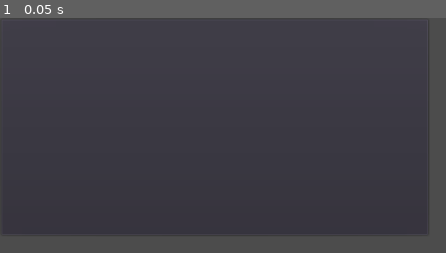
Above: before the commit, frame 1.
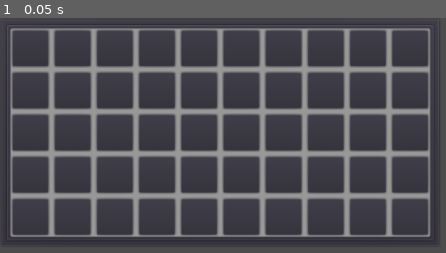
Above: after the commit, the same moment.

Repository: yvesns/Godot-MMORPG-Client
Game: Godot game, scene res://Scenes/UI/Inventory/Inventory.tscn
The game is run twice, just before and just after one commit, with the same random seed, the same clock (stepped at 60 frames per second) and the same inputs. This scene is started directly instead of the project's main scene.
Inputs:
- Up to frame 1 (0.05 s): no input

The runs differ from the first frame. In frame 1, 26% of the frame differs, in the area x 1-98%, y 2-97%.

Commit message:
Inventory

Diff:
--- /dev/null
+++ b/Classes/Item/TestItem.gd
@@ -0,0 +1,5 @@
+extends "res://Classes/Item/Item.gd"
+
+func _ready():
+	name = "Test item"
+	texture = Global.paths["TestItem.png"]
--- a/Global.gd
+++ b/Global.gd
@@ -21,7 +21,8 @@
 	paths["NullItem.gd"] = "res://Classes/Item/NullItem.gd"
 	paths["NullSkill.gd"] = "res://Classes/Skill/NullSkill.gd"
 
-	paths["CharacterPlaceholder"] = "res://Data/Images/Creatures/Player/PLAYER.png"
+	paths["CharacterPlaceholder.png"] = "res://Data/Images/Creatures/Player/PLAYER.png"
+	paths["TestItem.png"] = "res://Data/Images/Items/TestItem.png"
 
 func get_file_path(file_name):
 	if paths.has(file_name):
--- /dev/null
+++ b/InputHandler.gd
@@ -0,0 +1,4 @@
+extends Node
+
+func _ready():
+	pass
--- /dev/null
+++ b/Scenes/Items/ItemScene.gd
@@ -0,0 +1,8 @@
+extends TextureRect
+
+func _ready():
+	pass
+
+func init(item_texture, width, height):
+	rect_size = Vector2(width, height)
+	texture = item_texture
--- /dev/null
+++ b/Scenes/Items/ItemScene.tscn
@@ -0,0 +1,41 @@
+[gd_scene load_steps=3 format=2]
+
+[ext_resource path="res://Scenes/Items/ItemScene.gd" type="Script" id=1]
+
+[sub_resource type="RectangleShape2D" id=1]
+
+custom_solver_bias = 0.0
+extents = Vector2( 10, 10 )
+
+[node name="ItemScene" type="TextureRect"]
+
+anchor_left = 0.0
+anchor_top = 0.0
+anchor_right = 0.0
+anchor_bottom = 0.0
+margin_right = 40.0
+margin_bottom = 40.0
+rect_min_size = Vector2( 50, 50 )
+rect_pivot_offset = Vector2( 0, 0 )
+rect_clip_content = false
+mouse_filter = 1
+mouse_default_cursor_shape = 0
+size_flags_horizontal = 1
+size_flags_vertical = 1
+stretch_mode = 0
+script = ExtResource( 1 )
+_sections_unfolded = [ "Rect" ]
+
+[node name="Area2D" type="Area2D" parent="." index="0"]
+
+input_pickable = true
+gravity_vec = Vector2( 0, 1 )
+gravity = 98.0
+linear_damp = 0.1
+angular_damp = 1.0
+audio_bus_override = false
+audio_bus_name = "Master"
+
+[node name="CollisionShape2D" type="CollisionShape2D" parent="Area2D" index="0"]
+
+shape = SubResource( 1 )
--- a/Scenes/UI/Inventory/Inventory.tscn
+++ b/Scenes/UI/Inventory/Inventory.tscn
@@ -1,6 +1,35 @@
-[gd_scene load_steps=2 format=2]
+[gd_scene load_steps=3 format=2]
 
 [ext_resource path="res://Scenes/UI/Inventory/Inventory.gd" type="Script" id=1]
+
+[sub_resource type="StyleBoxFlat" id=1]
+
+content_margin_left = -1.0
+content_margin_right = -1.0
+content_margin_top = -1.0
+content_margin_bottom = -1.0
+bg_color = Color( 0.6, 0.6, 0.6, 1 )
+draw_center = true
+border_width_left = 0
+border_width_top = 0
+border_width_right = 0
+border_width_bottom = 0
+border_color = Color( 0.8, 0.8, 0.8, 1 )
+border_blend = false
+corner_radius_top_left = 2
+corner_radius_top_right = 2
+corner_radius_bottom_right = 2
+corner_radius_bottom_left = 2
+corner_detail = 8
+expand_margin_left = 0.0
+expand_margin_right = 0.0
+expand_margin_top = 0.0
+expand_margin_bottom = 0.0
+shadow_color = Color( 0, 0, 0, 0.6 )
+shadow_size = 0
+anti_aliasing = true
+anti_aliasing_size = 1
+_sections_unfolded = [ "Border Width", "Corner Radius" ]
 
 [node name="Inventory" type="PanelContainer" index="0"]
 
@@ -18,7 +47,24 @@
 size_flags_vertical = 1
 script = ExtResource( 1 )
 
-[node name="GridContainer" type="GridContainer" parent="." index="0"]
+[node name="PanelContainer2" type="PanelContainer" parent="." index="0"]
+
+anchor_left = 0.0
+anchor_top = 0.0
+anchor_right = 0.0
+anchor_bottom = 0.0
+margin_left = 7.0
+margin_top = 7.0
+margin_right = 21.0
+margin_bottom = 21.0
+rect_pivot_offset = Vector2( 0, 0 )
+rect_clip_content = false
+mouse_filter = 0
+mouse_default_cursor_shape = 0
+size_flags_horizontal = 1
+size_flags_vertical = 1
+
+[node name="PanelContainer" type="PanelContainer" parent="PanelContainer2" index="0"]
 
 anchor_left = 0.0
 anchor_top = 0.0
@@ -30,6 +76,21 @@
 margin_bottom = 7.0
 rect_pivot_offset = Vector2( 0, 0 )
 rect_clip_content = false
+mouse_filter = 0
+mouse_default_cursor_shape = 0
+size_flags_horizontal = 1
+size_flags_vertical = 1
+custom_styles/panel = SubResource( 1 )
+_sections_unfolded = [ "custom_styles" ]
+
+[node name="GridContainer" type="GridContainer" parent="PanelContainer2/PanelContainer" index="0"]
+
+anchor_left = 0.0
+anchor_top = 0.0
+anchor_right = 0.0
+anchor_bottom = 0.0
+rect_pivot_offset = Vector2( 0, 0 )
+rect_clip_content = false
 mouse_filter = 1
 mouse_default_cursor_shape = 0
 size_flags_horizontal = 1
--- a/Scenes/UI/Inventory/InventorySlot.tscn
+++ b/Scenes/UI/Inventory/InventorySlot.tscn
@@ -5,15 +5,33 @@
 custom_solver_bias = 0.0
 extents = Vector2( 10, 10 )
 
-[node name="InventorySlot" type="TextureRect" index="0"]
+[node name="InventorySlot" type="PanelContainer"]
 
 anchor_left = 0.0
 anchor_top = 0.0
 anchor_right = 0.0
 anchor_bottom = 0.0
-margin_right = 40.0
-margin_bottom = 40.0
+margin_right = 50.0
+margin_bottom = 50.0
 rect_min_size = Vector2( 50, 50 )
+rect_pivot_offset = Vector2( 0, 0 )
+rect_clip_content = false
+mouse_filter = 0
+mouse_default_cursor_shape = 0
+size_flags_horizontal = 1
+size_flags_vertical = 1
+_sections_unfolded = [ "Rect", "Visibility" ]
+
+[node name="TextureRect" type="TextureRect" parent="." index="0"]
+
+anchor_left = 0.0
+anchor_top = 0.0
+anchor_right = 0.0
+anchor_bottom = 0.0
+margin_left = 7.0
+margin_top = 7.0
+margin_right = 43.0
+margin_bottom = 43.0
 rect_pivot_offset = Vector2( 0, 0 )
 rect_clip_content = false
 mouse_filter = 1
@@ -21,10 +39,10 @@
 size_flags_horizontal = 1
 size_flags_vertical = 1
 stretch_mode = 0
-_sections_unfolded = [ "Rect", "Visibility" ]
 
-[node name="Area2D" type="Area2D" parent="." index="0"]
+[node name="Area2D" type="Area2D" parent="TextureRect" index="0"]
 
+position = Vector2( -7, -7 )
 input_pickable = true
 gravity_vec = Vector2( 0, 1 )
 gravity = 98.0
@@ -34,7 +52,7 @@
 audio_bus_name = "Master"
 _sections_unfolded = [ "Visibility" ]
 
-[node name="CollisionShape2D" type="CollisionShape2D" parent="Area2D" index="0"]
+[node name="CollisionShape2D" type="CollisionShape2D" parent="TextureRect/Area2D" index="0"]
 
 shape = SubResource( 1 )
 _sections_unfolded = [ "Visibility" ]
